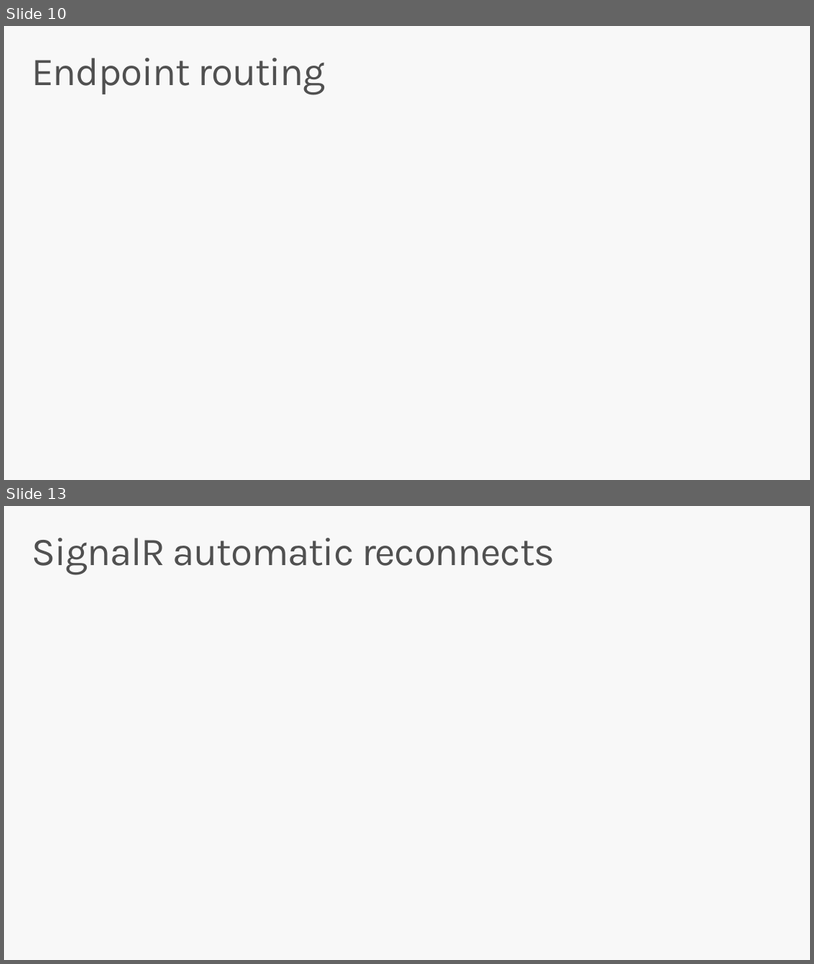
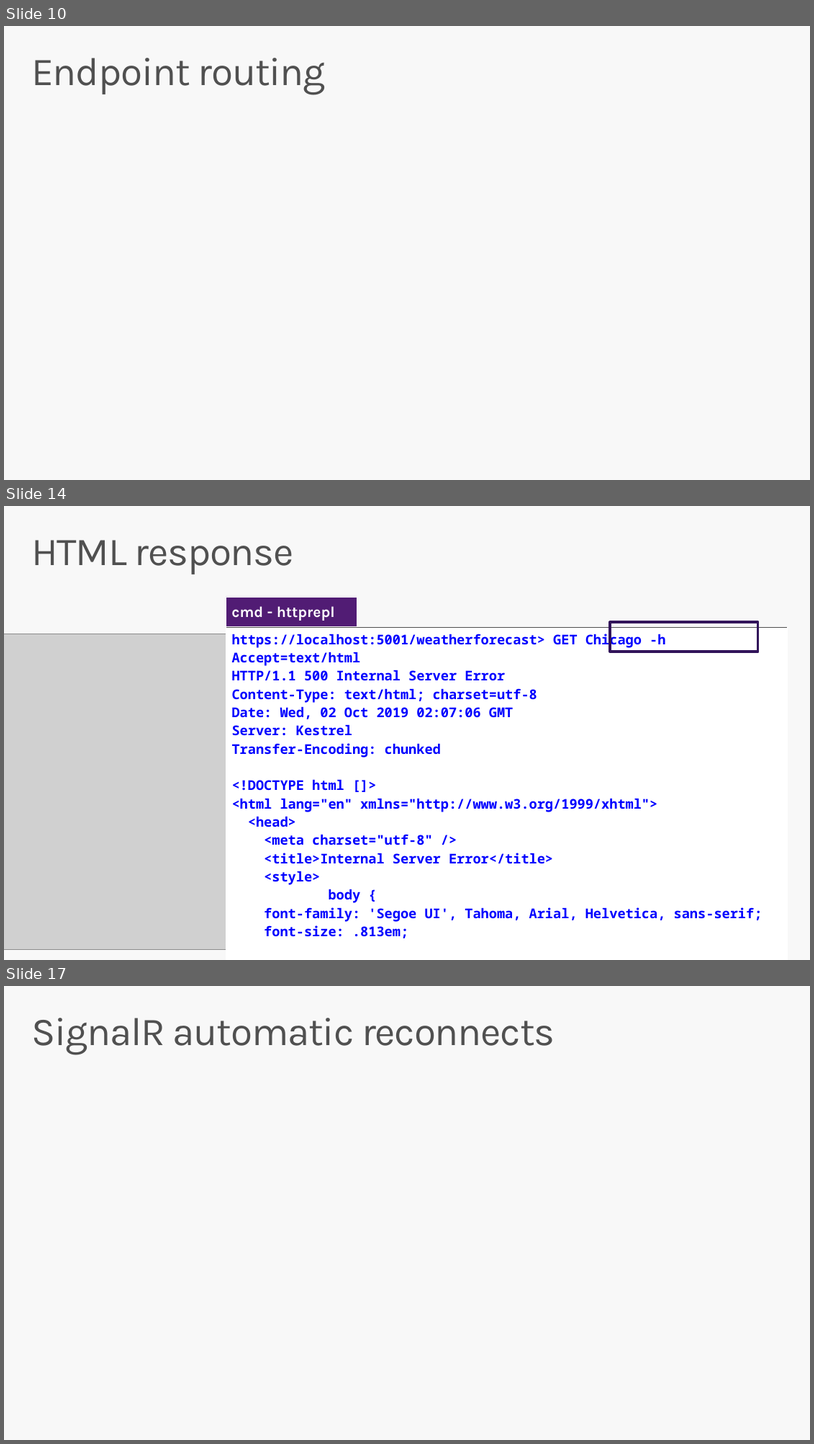
Before and after one commit to scottaddie/slide-decks, a slide deck: Whats New in ASP.NET Core 3.0.pptx. Shown one above the other, each under a label of ours: slides 10 and 13 before the commit, slides 10, 14 and 17 after it; the slides between them are not shown. The pictures are 814x964 and 814x1444 pixels, drawn with LibreOffice and Linux fonts; fonts in the diff are those of the drawing; grey boxes stand for pictures; background and template pictures are left out. Boxes give left, top, right and bottom in pixels: in the first picture for what was removed or moved away, otherwise in the second. Text is boxed around its words. In the diff, an @@ line names an element or a change of style, - is before the commit and + after.

Commit message:
Add Developer Exception Page content

```diff
--- a/Whats New in ASP.NET Core 3.0.pptx
+++ b/Whats New in ASP.NET Core 3.0.pptx
@@ slide 14 added at [4, 506, 810, 960], background picture (left out) @@
@@ title added at [31, 540, 294, 574], 47 pt, text #505050 @@
+HTML response
@@ rectangle added at [226, 597, 357, 626], fill #511C74, outline #FFFFFF 0.5 pt, 18 pt, text #FFFFFF, bold @@
+cmd - httprepl
@@ picture added at [4, 634, 319, 950] @@
@@ table added at [226, 627, 788, 941], 2 rows, 1 columns @@
+https://localhost:5001/weatherforecast> GET Chicago -h Accept=text/html / HTTP/1.1 500 Internal Server Error / Content-Type: text/html; charset=utf-8 / Date: Wed, 02 Oct 2019 02:07:06 GMT / Server: Kestrel / Transfer-Encoding: chunked / <!DOCTYPE html []> / <html lang="en" xmlns="http://www.w3.org/1999/xhtml"> / <head> / <meta charset="utf-8" /> / <title>Internal Server Error</title> / <style> / body { / font-family: 'Segoe UI', Tahoma, Arial, Helvetica, sans-serif; / font-size: .813em;
+
@@ rectangle added at [610, 622, 759, 651], outline #32145A 3 pt @@
@@ what was slide 13 is now slide 17 @@
```
Also in this commit, not shown: 4 slides changed, 3 other slides added.
